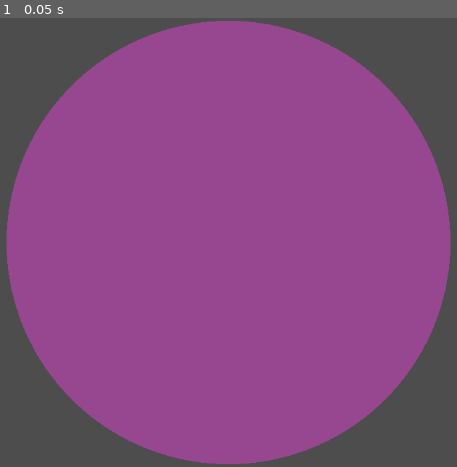
Above: before the commit, frame 1.
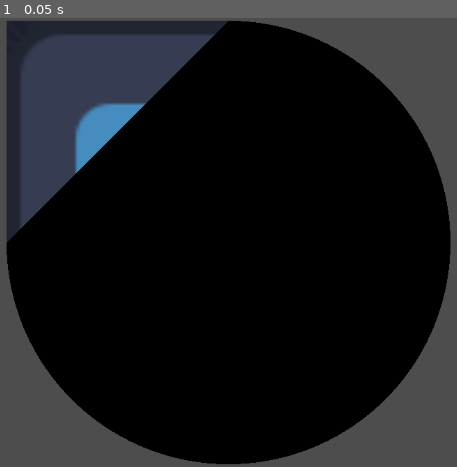
Above: after the commit, the same moment.

Repository: Cuckhands/pong-shaders
Game: Godot game, scene res://LESSONS/1. Basics/vi. Code/code.tscn
Same seed, same stepped clock (60 frames per second), same inputs: the game is played once before the commit and once after it. The project has no main scene, so this scene is started directly. The engine's default icon, where the game draws it, is replaced by a stand-in: a white triangle on a blue panel in a dark square.
Inputs:
- Up to frame 1 (0.05 s): no input

The runs differ from the first frame. In frame 1, 78% of the frame differs, in the area x 1-99%, y 0-100%.

Commit message:
Complete Lesson 1.6 Code exercise

Diff:
--- a/LESSONS/1. Basics/vi. Code/code.tscn
+++ b/LESSONS/1. Basics/vi. Code/code.tscn
@@ -1,21 +1,29 @@
 [gd_scene format=3 uid="uid://cpm0g2jf5ce81"]
 
 [ext_resource type="Script" uid="uid://qe05cgdu376d" path="res://LESSONS/1. Basics/v. Variables/variables.gd" id="1_klt03"]
-[ext_resource type="Shader" uid="uid://dq635eyjsamu5" path="res://LESSONS/1. Basics/vi. Code/code.gdshader" id="2_nccng"]
+[ext_resource type="Shader" uid="uid://dq635eyjsamu5" path="res://LESSONS/1. Basics/vi. Code/code.gdshader" id="2_dnr63"]
+[ext_resource type="Shader" uid="uid://eqyb6tox1wc8" path="res://LESSONS/1. Basics/vi. Code/code_exercise.gdshader" id="2_nccng"]
 [ext_resource type="Texture2D" uid="uid://s8014gxv15q7" path="res://sprites/icon.svg" id="3_o4o6r"]
 
 [sub_resource type="ShaderMaterial" id="ShaderMaterial_1urw2"]
+shader = ExtResource("2_dnr63")
+shader_parameter/circle_size = 0.5
+shader_parameter/color = Color(0, 0, 0, 1)
+
+[sub_resource type="ShaderMaterial" id="ShaderMaterial_y4vvx"]
 shader = ExtResource("2_nccng")
-shader_parameter/circle_size = 0.5
-shader_parameter/color = Color(0.5921569, 0.2784314, 0.56078434, 1)
+shader_parameter/exposed = 0.2500000037253
 
 [node name="FragmentBasics" type="Node2D" unique_id=48507044]
 script = ExtResource("1_klt03")
 
-[node name="Sprite2D" type="Sprite2D" parent="." unique_id=1878235800]
+[node name="Icon" type="Sprite2D" parent="." unique_id=1878235800]
 material = SubResource("ShaderMaterial_1urw2")
 texture = ExtResource("3_o4o6r")
 
-[node name="Camera2D" type="Camera2D" parent="Sprite2D" unique_id=1046727136]
-visible = false
+[node name="Icon2" type="Sprite2D" parent="." unique_id=1643135259]
+material = SubResource("ShaderMaterial_y4vvx")
+texture = ExtResource("3_o4o6r")
+
+[node name="Camera2D" type="Camera2D" parent="." unique_id=2037926441]
 zoom = Vector2(5, 5)
--- /dev/null
+++ b/LESSONS/1. Basics/vi. Code/code_exercise.gdshader
@@ -0,0 +1,8 @@
+shader_type canvas_item;
+
+uniform float exposed: hint_range(0.0, 1.0, 0.05) = 0.5;
+
+void fragment() {
+	float diagonal = (UV.x + UV.y) / 2.0;
+	COLOR.a = step(diagonal, exposed);
+}
Not shown, added: LESSONS/1. Basics/vi. Code/code_exercise.gdshader.uid
